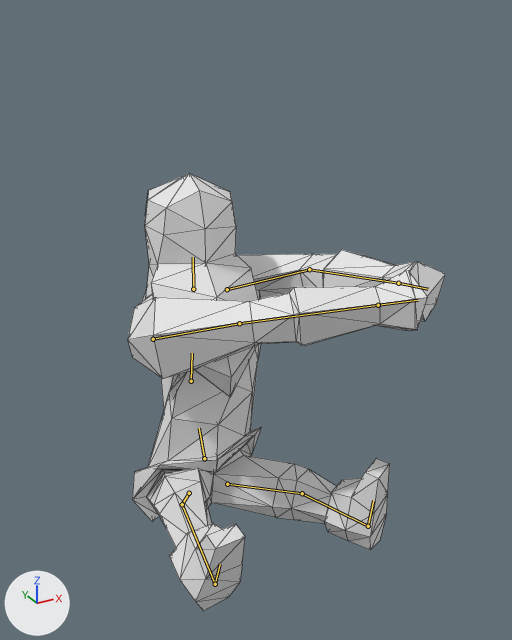
Renders of the Blender file Animations/WarriorFish.blend from each side of a commit.
Both versions are drawn from a camera (50 mm lens) standing at (-4.55, -10.23, 8.74) and looking at (0.74, -0.62, 3.93). Every picture has the same lights, and +X, +Y and +Z are marked at lower left. Both versions are drawn at frame 16 of the action 'ArmatureAction.001'; the numbers are the values there. The bones that bend it are drawn over the model as lines. Mesh edges are drawn as thin lines.
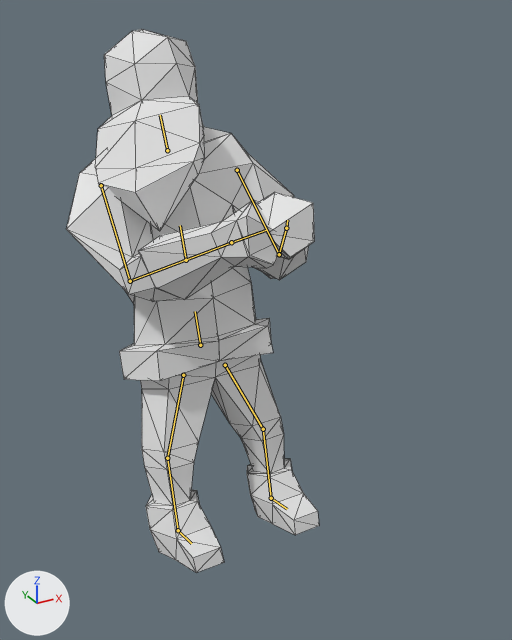
The edits, one by one:
Bone 'Root' (bone_root) moves from (0.0, -2.36, 0.0) to (0.0, 0.0, 0.0).
Bone 'Chest' (bone_chest) turns from (27, 32, 13) to (0, 0, 0) degrees about its own x, y and z.
Bone 'Shoulder.R' (bone_shoulder_r) turns from (45, 57, -71) to (41, -9, -9) degrees about its own x, y and z.
Bone 'Arm.R' (bone_arm_r) turns from (0, 0, 0) to (-81, -11, 47) degrees about its own x, y and z.
Bone 'Shoulder.L' (bone_shoulder_l) turns from (-39, 12, 102) to (14, 5, 35) degrees about its own x, y and z.
Bone 'Arm.L' (bone_arm_l) turns from (0, 0, 0) to (-76, 3, -51) degrees about its own x, y and z.
Bone 'Leg.R' (bone_leg_r) moves from (-0.05, 0.11, -0.03) to (0.0, 0.0, 0.0).
Bone 'Leg.R' (bone_leg_r) turns from (92, 44, -1) to (0, 0, 0) degrees about its own x, y and z.
Bone 'Calf.R' (bone_calf_r) turns from (59, 10, -5) to (0, 0, 0) degrees about its own x, y and z.
Bone 'Foot.R' (bone_foot_r) turns from (15, 0, 0) to (0, 0, 0) degrees about its own x, y and z.
Bone 'Leg.L' (bone_leg_l) moves from (0.08, 0.18, 0.06) to (0.0, 0.0, 0.0).
Bone 'Leg.L' (bone_leg_l) turns from (-35, -25, 70) to (0, 0, 0) degrees about its own x, y and z.
Bone 'Calf.L' (bone_calf_l) turns from (0, -1, 0) to (0, 0, 0) degrees about its own x, y and z.

Location of each change, (x1, y1, x2, y2) in pixels of the pictures (512 x 640 px):
'Cube', posed (20% narrower, 24% taller): before (128, 173, 446, 611); after (66, 29, 319, 573)
bone 'Root', root to tip: before (204, 458) to (199, 428); after (200, 345) to (195, 311)
bone 'Chest', root to tip: before (191, 381) to (192, 353); after (186, 260) to (180, 225)
bone 'Shoulder.R', root to tip: before (153, 339) to (239, 323); after (101, 185) to (130, 281)
bone 'Arm.R', root to tip: before (239, 323) to (378, 305); after (130, 281) to (231, 242)
bone 'Shoulder.L', root to tip: before (227, 289) to (309, 269); after (237, 170) to (279, 254)
bone 'Arm.L', root to tip: before (309, 269) to (398, 283); after (279, 254) to (286, 228)
bone 'Leg.R', root to tip: before (189, 493) to (182, 504); after (183, 375) to (167, 458)
bone 'Calf.R', root to tip: before (182, 504) to (215, 584); after (167, 458) to (178, 530)
bone 'Foot.R', root to tip: before (215, 584) to (220, 564); after (178, 530) to (191, 543)
bone 'Leg.L', root to tip: before (227, 484) to (302, 493); after (225, 365) to (263, 429)
bone 'Calf.L', root to tip: before (302, 493) to (368, 526); after (263, 429) to (271, 498)
